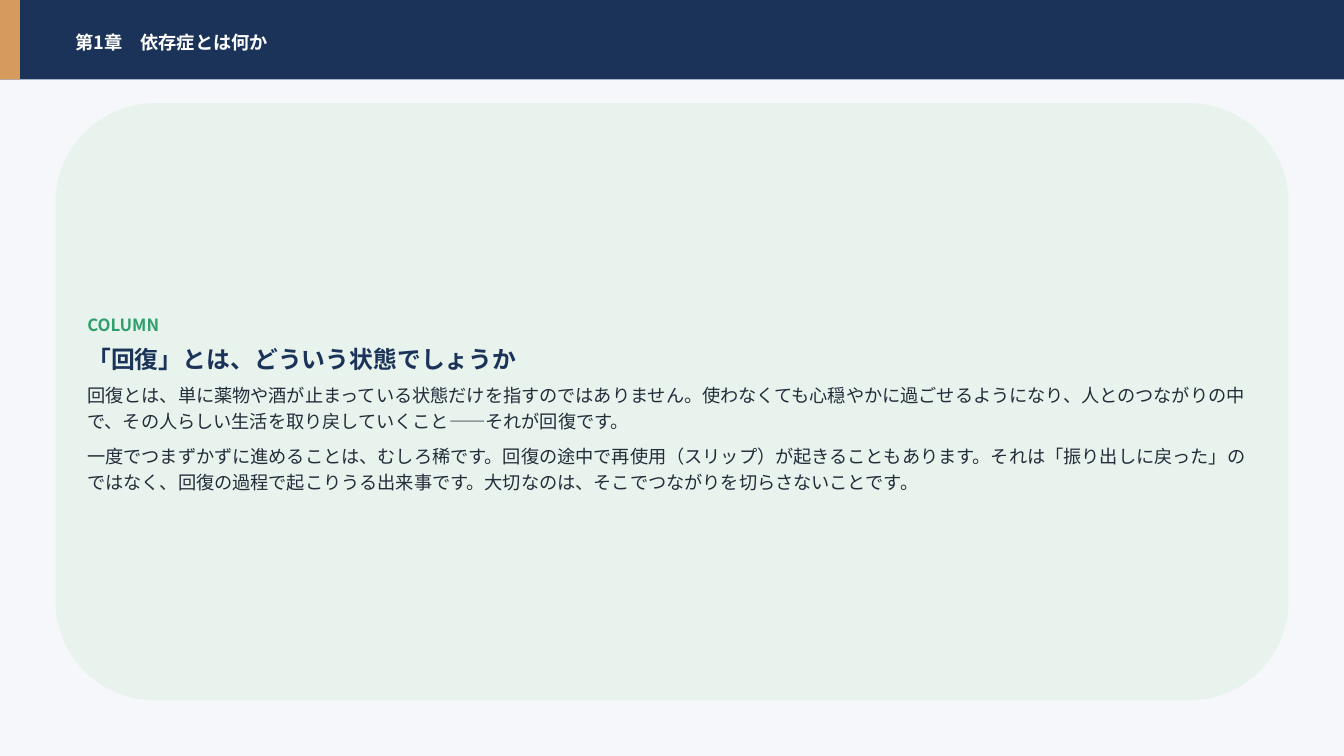
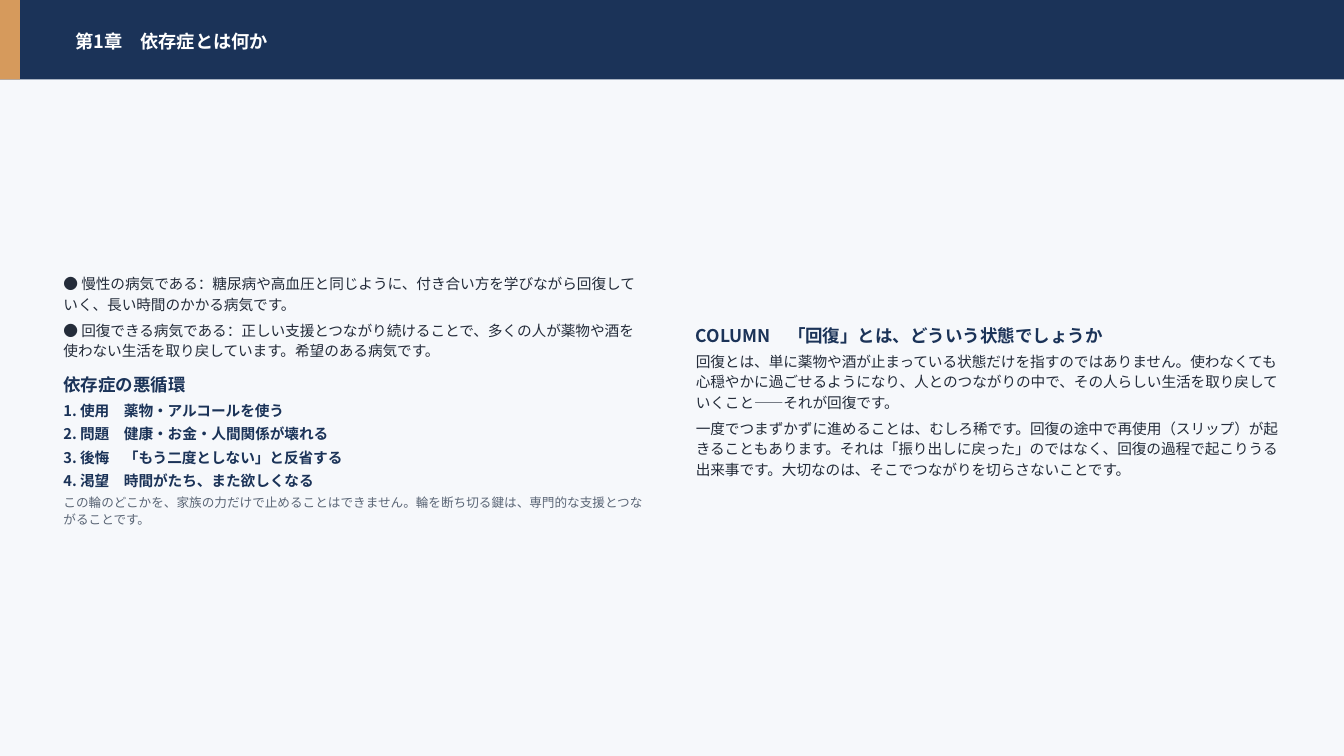
Before and after one commit to hiderock84-sys/darca, a slide deck: slide 6 of public/manual.pptx (slide 11 before the commit). Drawn at 1344x756 pixels with LibreOffice and Linux fonts; fonts in the diff are those of the drawing. Boxes give left, top, right and bottom in pixels: in the first picture for what was removed or moved away, otherwise in the second. Text is boxed around its words. In the diff, an @@ line names an element or a change of style, - is before the commit and + after.

```diff
--- a/public/manual.pptx
+++ b/public/manual.pptx
@@ rectangle at <box>0,0,1344,756</box>: fill #F5F7FB to #F6F8FB @@
@@ rounded rectangle removed at <box>55,103,1289,701</box> @@
@@ text "COLUMN 「回復」とは、どういう状態でしょうか": place and size @@
-text "COLUMN 「回復」とは、どういう状態でしょうか" at <box>87,318,1245,491</box>
+text "COLUMN 「回復」とは、どういう状態でしょうか" at <box>696,327,1278,477</box>
@@ text added at <box>63,276,642,525</box>, 10.5 pt, text #242C3A @@
+● 慢性の病気である：糖尿病や高血圧と同じように、付き合い方を学びながら回復していく、長い時間のかかる病気です。
+● 回復できる病気である：正しい支援とつながり続けることで、多くの人が薬物や酒を使わない生活を取り戻しています。希望のある病気です。
+依存症の悪循環
+1. 使用 薬物・アルコールを使う
+2. 問題 健康・お金・人間関係が壊れる
+3. 後悔 「もう二度としない」と反省する
+4. 渇望 時間がたち、また欲しくなる
+この輪のどこかを、家族の力だけで止めることはできません。輪を断ち切る鍵は、専門的な支援とつながることです。
@@ text at <box>696,327,1103,344</box>: text changed; size 17 to 12.5 pt @@
-COLUMN
-「回復」とは、どういう状態でしょうか
+COLUMN 「回復」とは、どういう状態でしょうか
@@ text at <box>696,354,1278,477</box>: size 13 to 10.5 pt in "回復とは、単に薬物や酒が止まっている状態だけを指すのではありません。使わなくても心穏やかに過ごせるようになり、人とのつな ...", "一度でつまずかずに進めることは、むしろ稀です。回復の途中で再使用（スリップ）が起きることもあります。それは「振り出しに戻 ..."; line spacing 1.2 to 1.16; less space between paragraphs @@
```
Also in this commit, not shown: 31 other slides changed, 49 slides removed, 1 other file.
